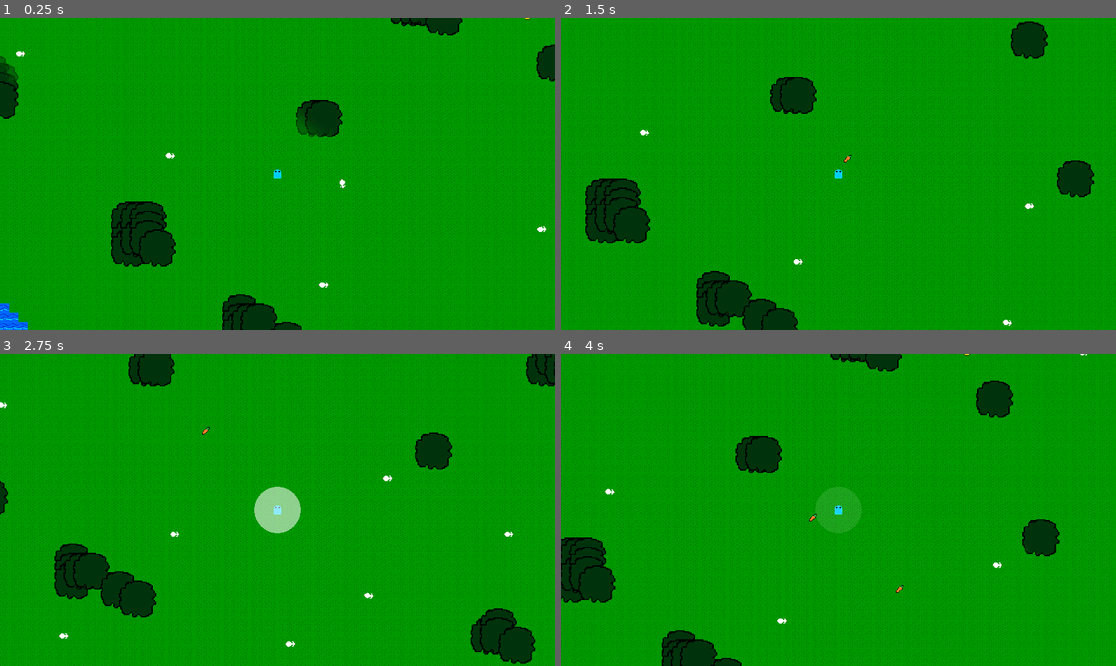
Above: before the commit, frames 1-4 (two rows, left to right).
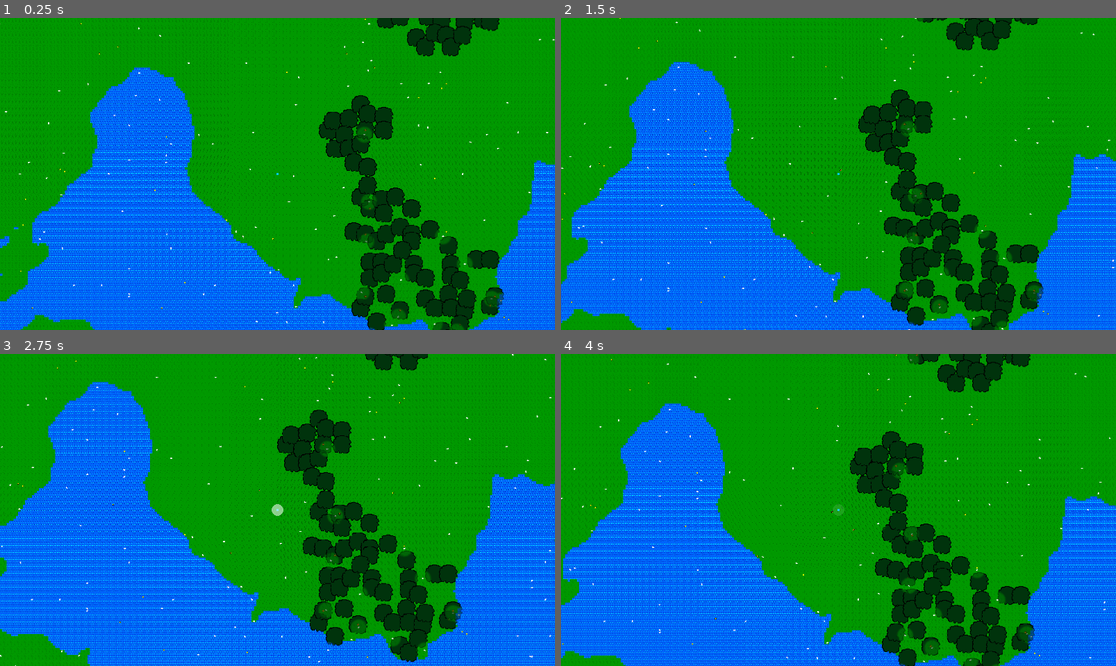
Above: after the commit, the same moments.

Repository: Kyhel/lost-in-pixels
Game: Godot game, scene res://scenes/game.tscn
The game is run twice, just before and just after one commit, with the same random seed, the same clock (stepped at 60 frames per second) and the same inputs.
Inputs:
- Up to frame 1 (0.25 s): no input
- Up to frame 2 (1.5 s): hold Right (ui_right) 0.53-1.28 s; hold F (attack) 0.53-1.28 s; hold Down (ui_down) from 1.28 s (still down); tap Q (spawn_carrot) at 1.35 s
- Up to frame 3 (2.75 s): release Down (ui_down) at 2.03 s; hold Right (ui_right) from 2.03 s (still down); hold F (attack) from 2.03 s (still down)
- Up to frame 4 (4 s): release Right (ui_right) at 2.78 s; release F (attack) at 2.78 s; hold Up (ui_up) 2.78-3.53 s; tap Q (spawn_carrot) at 2.85 s; hold Left (ui_left) from 3.53 s (still down); hold F (attack) from 3.53 s (still down)

The runs differ from the first frame. In frame 1, 46% of the frame differs, in the area x 0-100%, y 0-100%; in frame 2, 49%; in frame 3, 55%; in frame 4, 51%.

Commit message:
Nicer tree generation

Diff:
--- a/scenes/game.tscn
+++ b/scenes/game.tscn
@@ -1,7 +1,6 @@
 [gd_scene format=3 uid="uid://e6m62ghn4205"]
 
 [ext_resource type="Script" uid="uid://cfr34ldh2f3fm" path="res://scenes/game.gd" id="1_uwrxv"]
-[ext_resource type="Script" uid="uid://dqrsinwnx82bn" path="res://world/chunk_manager.gd" id="2_lbhrr"]
 [ext_resource type="Script" uid="uid://dvv7d12m2esl1" path="res://scenes/player_light_layer.gd" id="3_gee14"]
 [ext_resource type="Script" uid="uid://qjm0yiid752v" path="res://entities/player.gd" id="3_iywne"]
 [ext_resource type="Shader" uid="uid://bnx32mppxvww1" path="res://scenes/game.gdshader" id="3_u5sy4"]
@@ -38,9 +37,6 @@
 
 [node name="World" type="Node2D" parent="." unique_id=351035125]
 
-[node name="ChunkManager" type="Node2D" parent="World" unique_id=381385368]
-script = ExtResource("2_lbhrr")
-
 [node name="PlayerLightLayer" type="CanvasLayer" parent="World" unique_id=380552608 node_paths=PackedStringArray("player")]
 visible = false
 script = ExtResource("3_gee14")
@@ -67,7 +63,7 @@
 texture = ExtResource("4_iywne")
 
 [node name="Camera" type="Camera2D" parent="Entities/Player" unique_id=526099589]
-zoom = Vector2(2, 2)
+zoom = Vector2(0.5, 0.5)
 
 [node name="CollisionShape2D" type="CollisionShape2D" parent="Entities/Player" unique_id=664193358]
 shape = SubResource("CircleShape2D_gee14")
--- a/world/chunk.gd
+++ b/world/chunk.gd
@@ -1,4 +1,5 @@
 extends Node2D
+class_name Chunk
 
 const CHUNK_SIZE = ChunkManager.CHUNK_SIZE
 const CHUNK_AREA = CHUNK_SIZE * CHUNK_SIZE
--- a/world/chunk_manager.gd
+++ b/world/chunk_manager.gd
@@ -12,8 +12,8 @@
 var loaded_chunks:Dictionary[Vector2i, Node] = {}
 
 var chunk_scene = preload("res://world/chunk.tscn")
-var generator = preload("res://world/world_generator.gd").new()
-var tree_generator := TreeGenerator.new(generator.terrain_noise.seed)
+var world_generator = preload("res://world/world_generator.gd").new()
+var tree_generator := TreeGenerator.new(world_generator.terrain_noise.seed)
 var fog_memory: Dictionary[Vector2i, Array] = {}
 
 func load_chunk(chunk_x, chunk_y):
@@ -23,7 +23,7 @@
 	if loaded_chunks.has(key):
 		return
 
-	print("loading chunk ", key)
+	# print("loading chunk ", key)
 
 	var chunk = chunk_scene.instantiate()
 
@@ -42,7 +42,7 @@
 
 	EntitiesManager.spawn_entities(key)
 
-func generate_chunk(chunk_x, chunk_y, chunk):
+func generate_chunk(chunk_x, chunk_y, chunk: Chunk):
 
 	for x in range(CHUNK_SIZE):
 		for y in range(CHUNK_SIZE):
@@ -50,13 +50,19 @@
 			var world_x = chunk_x * CHUNK_SIZE + x
 			var world_y = chunk_y * CHUNK_SIZE + y
 
-			var tile_type = generator.get_tile_type(world_x, world_y)
+			var tile_type = world_generator.get_tile_type(world_x, world_y)
 
-			chunk.set_tile(x,y,generator.TILE_DEFS[tile_type]["atlas"])
+			chunk.set_tile(x,y,world_generator.TILE_DEFS[tile_type]["atlas"])
 			chunk.set_tile_type(x, y, tile_type)
 
 	_spawn_world_items(chunk_x, chunk_y)
-	tree_generator.generate_trees_for_chunk(Vector2i(chunk_x, chunk_y), CHUNK_SIZE, generator, ObjectsManager)
+
+	tree_generator.generate_trees_for_chunk(
+		Vector2i(chunk_x, chunk_y),
+		chunk,
+		CHUNK_SIZE,
+		world_generator,
+		ObjectsManager)
 
 func _spawn_world_items(chunk_x: int, chunk_y: int):
 
@@ -142,7 +148,7 @@
 	# 3) local tile coordinates inside the chunk
 	var local := get_tile_coords_relative_to_chunk(world_tile_coords)
 	# 4) return the stored def (atlas, walk_speed, walkable, …)
-	return generator.TILE_DEFS[chunk.get_tile_type(local.x, local.y)]
+	return world_generator.TILE_DEFS[chunk.get_tile_type(local.x, local.y)]
 
 func reveal_tile(world_x, world_y):
 
@@ -161,7 +167,7 @@
 	chunk.reveal(local_x,local_y)
 
 func get_chunk_seed(chunk_x:int, chunk_y:int) -> int:
-	return generator.terrain_noise.seed ^ (chunk_x * 73856093) ^ (chunk_y * 19349663)
+	return world_generator.terrain_noise.seed ^ (chunk_x * 73856093) ^ (chunk_y * 19349663)
 
 func get_chunk_from_position(pos: Vector2) -> Vector2i:
 	return Vector2i(
--- a/world/nature/tree_1.tscn
+++ b/world/nature/tree_1.tscn
@@ -19,7 +19,7 @@
 [node name="Foliage" type="Sprite2D" parent="." unique_id=1153816047]
 z_index = 2
 material = SubResource("ShaderMaterial_7hbmc")
-scale = Vector2(2, 2)
+scale = Vector2(4, 4)
 texture = ExtResource("2_dfk1a")
 
 [node name="TrunkBody" type="StaticBody2D" parent="." unique_id=1956997032]
--- a/world/nature/tree_generator.gd
+++ b/world/nature/tree_generator.gd
@@ -1,5 +1,14 @@
 class_name TreeGenerator
 extends RefCounted
+
+## Tiles from tree center in each direction reserved (no other tree). 1 = 3x3, 2 = 5x5, etc.
+const TREE_SPACING_RADIUS := 3
+## Within each spacing cell, the tree can spawn in a smaller inner square (center ± this). 0 = center only, 1 = 3x3, etc. Must be <= TREE_SPACING_RADIUS.
+const TREE_INNER_RADIUS := 2
+
+## One tile per spacing cell is allowed to have a tree; this is the outer cell side length.
+func _get_spacing_cell_size() -> int:
+	return 2 * TREE_SPACING_RADIUS + 1
 
 var tree_noise := FastNoiseLite.new()
 var world_seed : int
@@ -8,12 +17,13 @@
 	world_seed = p_seed
 
 	tree_noise.seed = p_seed + 92837
-	tree_noise.frequency = 0.08
+	tree_noise.frequency = 0.004
 	tree_noise.fractal_octaves = 3
 	tree_noise.fractal_gain = 0.5
 
 func generate_trees_for_chunk(
 	chunk_position:Vector2i,
+	_chunk:Chunk,
 	chunk_size:int,
 	biome_generator:WorldGenerator,
 	objects_manager:ObjectsManager
@@ -28,28 +38,49 @@
 			if should_spawn_tree(global_x, global_y, biome_generator):
 				objects_manager.spawn_tree(chunk_position, Vector2i(global_x, global_y))
 
-func should_spawn_tree(
-	x:int,
-	y:int,
-	biome_generator:WorldGenerator
-) -> bool:
-
-	var biome:WorldGenerator.Biome = biome_generator.get_biome(x, y)
-
+## True if this tile passes water/biome/noise/random rules (no adjacent-tree check). Deterministic.
+func _tile_passes_tree_rules(wx: int, wy: int, biome_generator: WorldGenerator) -> bool:
+	var tile_type: WorldGenerator.TileType = biome_generator.get_tile_type(wx, wy)
+	if tile_type == WorldGenerator.TileType.WATER:
+		return false
+	var biome: WorldGenerator.Biome = biome_generator.get_biome(wx, wy)
 	if biome != WorldGenerator.Biome.FOREST and biome != WorldGenerator.Biome.PLAINS:
 		return false
-
-	var n:float = tree_noise.get_noise_2d(x, y)
-
-	if n < 0.55:
+	if tree_noise.get_noise_2d(wx, wy) < 0.3:
 		return false
-
-	if _tile_random(x, y) < 0.35:
+	if _tile_random(wx, wy) < 0.2:
 		return false
-
 	return true
 
-func _tile_random(x:int, y:int) -> float:
+func should_spawn_tree(x: int, y: int, biome_generator: WorldGenerator) -> bool:
+	if !_tile_passes_tree_rules(x, y, biome_generator):
+		return false
+	# Only one tile per spacing cell may have a tree; this tile must be the chosen one (deterministic).
+	return _is_spacing_winner(x, y)
+
+## True if (wx, wy) is the deterministically chosen tile in its spacing cell (inner region only).
+## Outer cell enforces spacing; inner region gives deterministic randomness.
+func _is_spacing_winner(wx: int, wy: int) -> bool:
+	var cell_size: int = _get_spacing_cell_size()
+	var cell_x: int = int(floor(wx / float(cell_size)))
+	var cell_y: int = int(floor(wy / float(cell_size)))
+	var local_x: int = posmod(wx, cell_size)
+	var local_y: int = posmod(wy, cell_size)
+	# Inner region: center ± TREE_INNER_RADIUS (e.g. 1 → 3x3 around center)
+	var inner_size: int = 2 * TREE_INNER_RADIUS + 1
+	var inner_min: int = TREE_SPACING_RADIUS - TREE_INNER_RADIUS
+	if local_x < inner_min or local_x > inner_min + inner_size - 1:
+		return false
+	if local_y < inner_min or local_y > inner_min + inner_size - 1:
+		return false
+	# One winner per cell: pick a tile in the inner region deterministically
+	var cell_seed: int = hash(Vector2i(cell_x, cell_y)) + world_seed
+	var winner_index: int = posmod(cell_seed, inner_size * inner_size)
+	var winner_offset_x: int = winner_index % inner_size
+	var winner_offset_y: int = floori(winner_index / float(inner_size)) % inner_size
+	return (local_x == inner_min + winner_offset_x) and (local_y == inner_min + winner_offset_y)
+
+func _tile_random(x: int, y: int) -> float:
 	var rng := RandomNumberGenerator.new()
 	rng.seed = hash(Vector2i(x, y)) + world_seed
 	return rng.randf()
